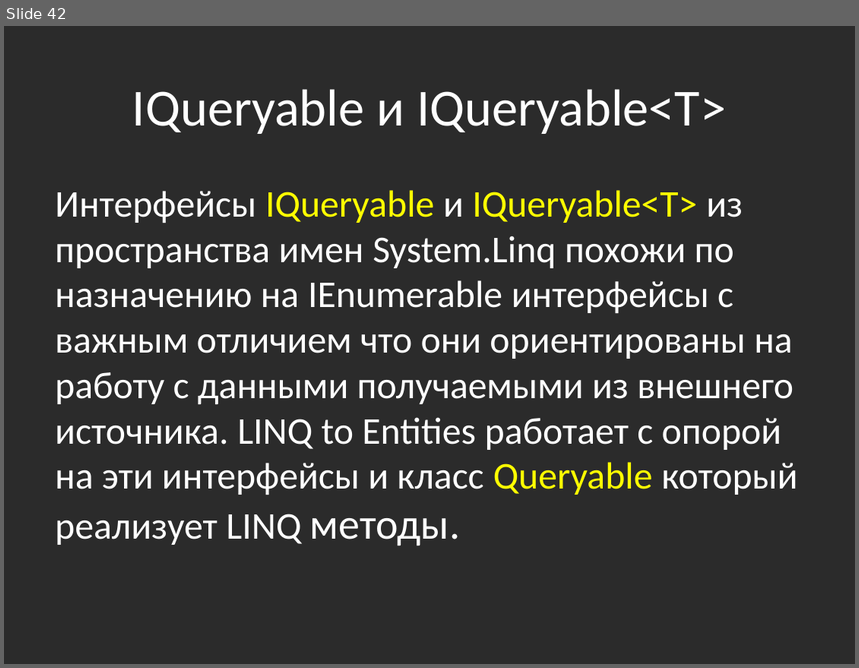
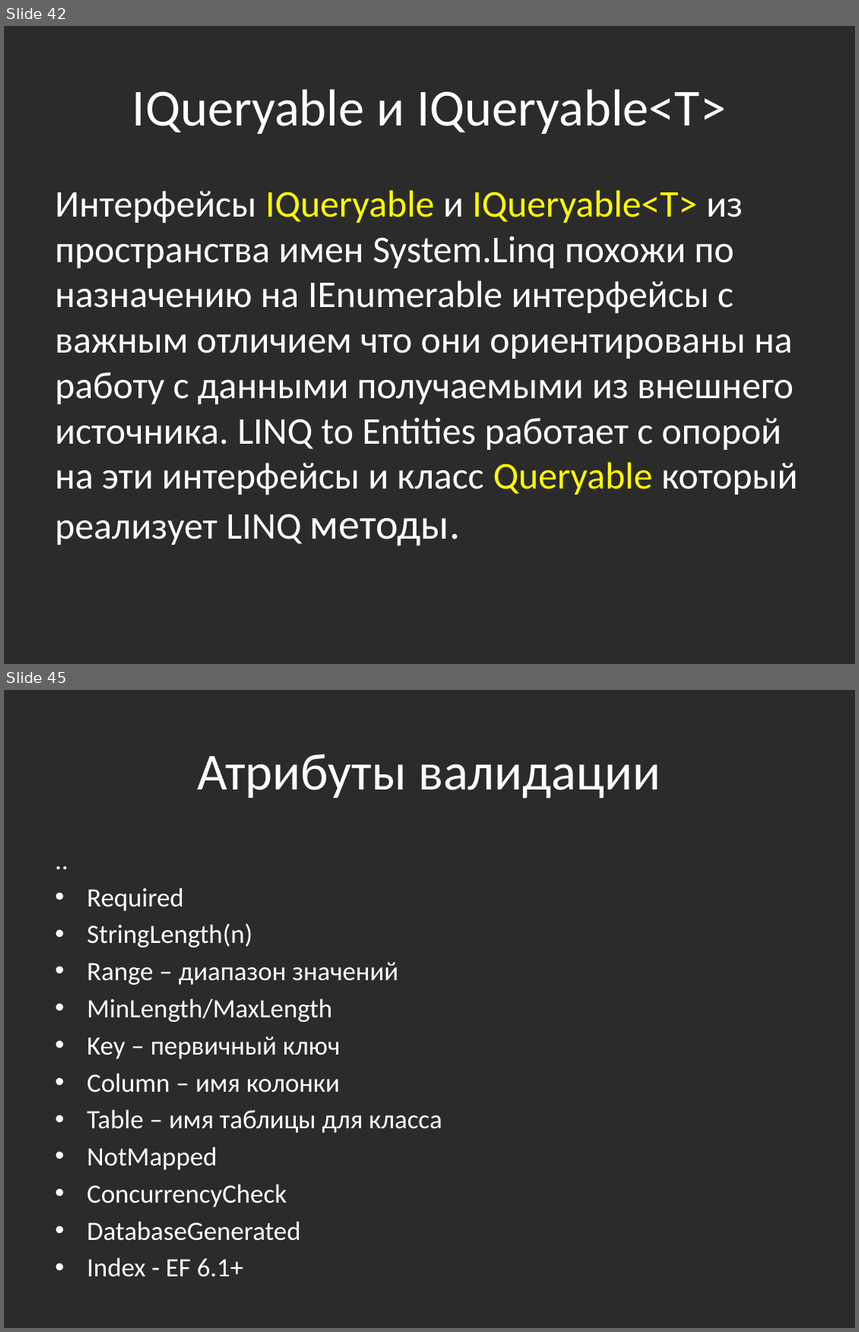
Before and after one commit to bazile/Training, a slide deck: Presentation/lesson-10-adonet.pptx. Shown one above the other, each under a label of ours: slide 42 before the commit, slides 42 and 45 after it; the slides between them are not shown. The pictures are 859x668 and 859x1332 pixels, drawn with LibreOffice and Linux fonts; fonts in the diff are those of the drawing; background and template pictures are left out; a plain dark background stands for a picture behind light text. Boxes give left, top, right and bottom in pixels: in the first picture for what was removed or moved away, otherwise in the second. Text is boxed around its words. In the diff, an @@ line names an element or a change of style, - is before the commit and + after.

```diff
--- a/Presentation/lesson-10-adonet.pptx
+++ b/Presentation/lesson-10-adonet.pptx
@@ slide 45 added at [4, 690, 855, 1328], background picture (left out) @@
@@ title added at [198, 754, 661, 799], 44 pt, text #FFFFFF @@
+Атрибуты валидации
@@ text added at [87, 888, 443, 1277], 22.4 pt, text #FFFFFF @@
+..
+• Required
+• StringLength(n)
+• Range – диапазон значений
+• MinLength/MaxLength
+• Key – первичный ключ
+• Column – имя колонки
+• Table – имя таблицы для класса
+• NotMapped
+• ConcurrencyCheck
+• DatabaseGenerated
+• Index - EF 6.1+
```
Also in this commit, not shown: 1 slide changed, 2 other slides added, 8 other files.
